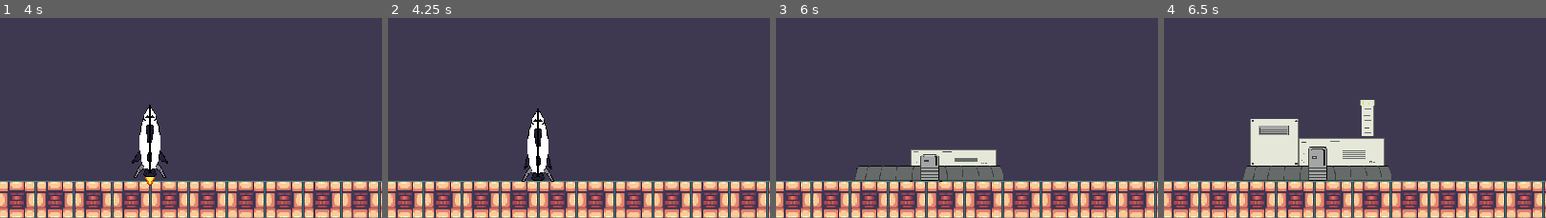
Above: before the commit, frames 1-4 (left to right).
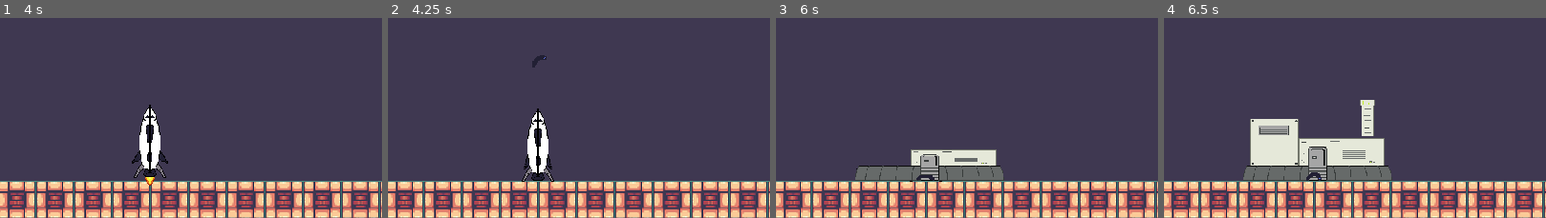
Above: after the commit, the same moments.

Repository: CaptainTiki/protoluna
Game: Godot game, scene res://Utilities/level_root.tscn
Same seed, same stepped clock (60 frames per second), same inputs: the game is played once before the commit and once after it.
Inputs (mouse positions are % of the whole screen's width and height, from its top left):
- Up to frame 1 (4 s): move the mouse to (72, 48) at 0.52 s; hold Right (right) 0.53-2.03 s; tap Space (interact) every 0.75 s from 0.6 to 3.6 s; move the mouse to (30, 59) at 1.27 s; move the mouse to (60, 30) at 2.02 s; hold Left (left) 2.03-2.78 s; move the mouse to (45, 75) at 2.77 s; hold Right (right) from 2.78 s (still down); move the mouse to (80, 69) at 3.52 s
- Up to frame 2 (4.25 s): keep holding Right (right); right-click (80, 69) at 4.15 s
- Up to frame 3 (6 s): move the mouse to (20, 37) at 4.27 s; release Right (right) at 4.28 s; hold Left (left) 4.28-5.03 s; tap Space (interact) at 4.35, 5.1, 5.85 s; move the mouse to (55, 53) at 5.02 s; hold Right (right) 5.03-5.78 s; move the mouse to (35, 27) at 5.77 s; hold Left (left) from 5.78 s (still down)
- Up to frame 4 (6.5 s): keep holding Left (left)
The pictures show only the part of the screen within x 30-80%, y 48-98%; the shares and areas given below are measured in that part.

Frame 1 is identical in both runs. In frame 2, 0.1% of the frame differs, in the area x 37-42%, y 18-25%; in frame 3, less than 0.1%; in frame 4, 0.1%.

Commit message:
Beginning work on AI target prioritization
Select friendly target state node
attack friendly target state node

Diff:
--- a/Buildings/Armory/armory_bldg_node.gd
+++ b/Buildings/Armory/armory_bldg_node.gd
@@ -14,7 +14,6 @@
 	bar_offset = Vector2(-50,-220)
 
 func _ready() -> void:
-	print(action_cost)
 	pass
 
 func on_resource_filled() -> void:
--- a/Buildings/Armory/armory_bldg_node.tscn
+++ b/Buildings/Armory/armory_bldg_node.tscn
@@ -383,5 +383,3 @@
 [node name="Skirt_Sprite" type="Sprite2D" parent="Sprites"]
 texture = ExtResource("7_ta2xo")
 offset = Vector2(0, -13)
-
-[connection signal="animation_finished" from="AnimationPlayer" to="." method="_on_animation_player_animation_finished"]
--- a/Buildings/building.gd
+++ b/Buildings/building.gd
@@ -12,10 +12,21 @@
 
 @export var action_cost : int = 5
 
+@export var health : float = 30
+
+@export var building_cost : float = 5.0 #how high of a priorty target are we for the AI
+
 var cost_increase: int = 2 #default - needs to be changed in init function
 var current_resources : int = 0
+
+func _init() -> void:
+	add_to_group("friendly")
+	add_to_group("building")
 
 func on_resource_filled() -> void:
 	action_cost += cost_increase
 	resource_fill_bar.update_max()
 	pass
+
+func get_target_cost() -> float:
+	return building_cost
--- a/Buildings/building.tscn
+++ b/Buildings/building.tscn
@@ -1,12 +1,12 @@
 [gd_scene load_steps=5 format=3 uid="uid://hwqcr8fo5qnv"]
 
-[ext_resource type="Script" path="res://Utilities/interaction_zone.gd" id="1_bdtsw"]
+[ext_resource type="Script" path="res://Buildings/building.gd" id="1_afbt2"]
 [ext_resource type="PackedScene" uid="uid://xm5cy8033513" path="res://Utilities/interaction_zone.tscn" id="2_cbhpt"]
 [ext_resource type="PackedScene" uid="uid://mlbcx8sgmkff" path="res://Utilities/resource_fill_bar.tscn" id="3_hamqw"]
 [ext_resource type="PackedScene" uid="uid://dxen70l0wh6ye" path="res://Utilities/text_label_popup.tscn" id="4_lpqd0"]
 
 [node name="Building" type="Node2D"]
-script = ExtResource("1_bdtsw")
+script = ExtResource("1_afbt2")
 
 [node name="Interaction Zone" parent="." instance=ExtResource("2_cbhpt")]
 
--- a/Buildings/building_slot_node.tscn
+++ b/Buildings/building_slot_node.tscn
@@ -1,6 +1,6 @@
 [gd_scene load_steps=6 format=3 uid="uid://dx20wblcp6rix"]
 
-[ext_resource type="Script" path="res://building_slot_node.gd" id="1_0dine"]
+[ext_resource type="Script" path="res://Buildings/building_slot_node.gd" id="1_0dine"]
 [ext_resource type="PackedScene" uid="uid://xm5cy8033513" path="res://Utilities/interaction_zone.tscn" id="2_2b6wr"]
 [ext_resource type="PackedScene" uid="uid://mlbcx8sgmkff" path="res://Utilities/resource_fill_bar.tscn" id="4_xa0hm"]
 [ext_resource type="Texture2D" uid="uid://cgrr3rt2wci20" path="res://Assets/Sprites/Utilities/BuildSlot.png" id="5_mxd2v"]
--- /dev/null
+++ b/Units/Enemies/Crawler/crawler_enemy.gd
@@ -0,0 +1,34 @@
+class_name CrawlerDrone extends Actor
+
+func _init() -> void:
+	add_to_group("enemy")
+
+func _ready() -> void:
+	GameManager.add_debug_info(self.name, str(velocity))
+	pass
+
+func _process(_delta):
+
+	if velocity.x > 0 and move_direction > 0:
+		_flip_all_sprites(false)  # Ensure facing right.
+	elif velocity.x < 0 and move_direction < 0:
+		_flip_all_sprites(true) # Ensure facing left.
+		pass
+
+func _physics_process(delta):
+	if is_moving:
+		var accel : float = move_toward(velocity.length(), max_speed, acceleration * delta)
+		velocity = Vector2.RIGHT * accel * move_direction
+	else: #decelerate to 0
+		#var accel : float = move_toward(velocity.length(), 0, acceleration * delta)
+		velocity = Vector2.RIGHT  * move_direction
+
+	#in case we're so low we can't see movemtn - just make it static
+	if velocity.length() < 0.1:
+		velocity = Vector2.ZERO
+
+	# Add the gravity.
+	if not is_on_floor():
+		velocity += get_gravity()
+
+	move_and_slide()
--- /dev/null
+++ b/Units/Enemies/Crawler/crawler_enemy.tscn
@@ -0,0 +1,149 @@
+[gd_scene load_steps=14 format=3 uid="uid://2ymrdtlwsqdl"]
+
+[ext_resource type="Script" path="res://Units/Enemies/Crawler/crawler_enemy.gd" id="1_x7hsm"]
+[ext_resource type="Texture2D" uid="uid://bfhc87w87jrbt" path="res://Assets/Sprites/Enemies/Crawler/Crawler-Sheet.png" id="2_8mk7h"]
+[ext_resource type="Script" path="res://Units/StateMachine/state_machine.gd" id="4_1wf0o"]
+[ext_resource type="PackedScene" uid="uid://cg0fg20ga0hi1" path="res://Units/StateMachine/select_friendly_state_node.tscn" id="4_fhyvd"]
+[ext_resource type="PackedScene" uid="uid://dlyy7al7sq6wn" path="res://Units/StateMachine/attack_friendly_state_node.tscn" id="5_i4ayu"]
+[ext_resource type="PackedScene" uid="uid://dpg00t6bm23ut" path="res://Units/StateMachine/idle_state_node.tscn" id="6_y10q2"]
+
+[sub_resource type="Animation" id="Animation_wcfop"]
+length = 0.001
+tracks/0/type = "value"
+tracks/0/imported = false
+tracks/0/enabled = true
+tracks/0/path = NodePath("Sprite/BodySprite:frame")
+tracks/0/interp = 1
+tracks/0/loop_wrap = true
+tracks/0/keys = {
+"times": PackedFloat32Array(0),
+"transitions": PackedFloat32Array(1),
+"update": 1,
+"values": [0]
+}
+
+[sub_resource type="Animation" id="Animation_m18ga"]
+resource_name = "attack"
+step = 0.1
+tracks/0/type = "value"
+tracks/0/imported = false
+tracks/0/enabled = true
+tracks/0/path = NodePath("Sprite/BodySprite:frame")
+tracks/0/interp = 1
+tracks/0/loop_wrap = true
+tracks/0/keys = {
+"times": PackedFloat32Array(0, 0.1, 0.2, 0.3, 0.4, 0.5, 0.6, 0.7),
+"transitions": PackedFloat32Array(1, 1, 1, 1, 1, 1, 1, 1),
+"update": 1,
+"values": [0, 1, 11, 12, 13, 14, 1, 0]
+}
+
+[sub_resource type="Animation" id="Animation_wog31"]
+resource_name = "idle"
+length = 0.8
+loop_mode = 1
+step = 0.2
+tracks/0/type = "value"
+tracks/0/imported = false
+tracks/0/enabled = true
+tracks/0/path = NodePath("Sprite/BodySprite:frame")
+tracks/0/interp = 1
+tracks/0/loop_wrap = true
+tracks/0/keys = {
+"times": PackedFloat32Array(0, 0.4),
+"transitions": PackedFloat32Array(1, 1),
+"update": 1,
+"values": [0, 1]
+}
+
+[sub_resource type="Animation" id="Animation_4lqpk"]
+resource_name = "search"
+length = 0.5
+loop_mode = 2
+step = 0.1
+tracks/0/type = "value"
+tracks/0/imported = false
+tracks/0/enabled = true
+tracks/0/path = NodePath("Sprite/BodySprite:frame")
+tracks/0/interp = 1
+tracks/0/loop_wrap = true
+tracks/0/keys = {
+"times": PackedFloat32Array(0, 0.2, 0.4),
+"transitions": PackedFloat32Array(1, 1, 1),
+"update": 1,
+"values": [8, 9, 10]
+}
+
+[sub_resource type="Animation" id="Animation_nkxb2"]
+resource_name = "wander"
+length = 0.6
+loop_mode = 1
+step = 0.1
+tracks/0/type = "value"
+tracks/0/imported = false
+tracks/0/enabled = true
+tracks/0/path = NodePath("Sprite/BodySprite:frame")
+tracks/0/interp = 1
+tracks/0/loop_wrap = true
+tracks/0/keys = {
+"times": PackedFloat32Array(0, 0.1, 0.2, 0.3, 0.4, 0.5),
+"transitions": PackedFloat32Array(1, 1, 1, 1, 1, 1),
+"update": 1,
+"values": [2, 3, 4, 5, 6, 7]
+}
+
+[sub_resource type="AnimationLibrary" id="AnimationLibrary_f8e0g"]
+_data = {
+"RESET": SubResource("Animation_wcfop"),
+"attack": SubResource("Animation_m18ga"),
+"idle": SubResource("Animation_wog31"),
+"search": SubResource("Animation_4lqpk"),
+"wander": SubResource("Animation_nkxb2")
+}
+
+[sub_resource type="CapsuleShape2D" id="CapsuleShape2D_v4jw1"]
+radius = 8.0
+height = 32.0
+
+[node name="Crawler" type="CharacterBody2D"]
+collision_layer = 0
+collision_mask = 2
+script = ExtResource("1_x7hsm")
+
+[node name="Sprite" type="Sprite2D" parent="."]
+
+[node name="BodySprite" type="Sprite2D" parent="Sprite"]
+position = Vector2(0, -16)
+texture = ExtResource("2_8mk7h")
+hframes = 8
+vframes = 2
+
+[node name="AnimationPlayer" type="AnimationPlayer" parent="."]
+libraries = {
+"": SubResource("AnimationLibrary_f8e0g")
+}
+
+[node name="CollisionShape2D" type="CollisionShape2D" parent="."]
+position = Vector2(0, -8)
+rotation = 1.5708
+shape = SubResource("CapsuleShape2D_v4jw1")
+
+[node name="StateMachine" type="Node" parent="." node_paths=PackedStringArray("current_state")]
+script = ExtResource("4_1wf0o")
+current_state = NodePath("SelectFriendlyStateNode")
+
+[node name="SelectFriendlyStateNode" parent="StateMachine" node_paths=PackedStringArray("actor", "animator", "success_exit_state", "fail_exit_state") instance=ExtResource("4_fhyvd")]
+actor = NodePath("../..")
+animator = NodePath("../../AnimationPlayer")
+success_exit_state = NodePath("../AttackFriendlyStateNode")
+fail_exit_state = NodePath("../IdleStateNode")
+
+[node name="AttackFriendlyStateNode" parent="StateMachine" node_paths=PackedStringArray("actor", "animator", "success_exit_state") instance=ExtResource("5_i4ayu")]
+actor = NodePath("../..")
+animator = NodePath("../../AnimationPlayer")
+success_exit_state = NodePath("../IdleStateNode")
+
+[node name="IdleStateNode" parent="StateMachine" node_paths=PackedStringArray("actor", "animator", "exit_state") instance=ExtResource("6_y10q2")]
+actor = NodePath("../..")
+animator = NodePath("../../AnimationPlayer")
+exit_state = NodePath("../SelectFriendlyStateNode")
--- a/Units/GunDrone/gun_drone.gd
+++ b/Units/GunDrone/gun_drone.gd
@@ -10,8 +10,6 @@
 		_flip_all_sprites(false)  # Ensure facing right.
 	elif velocity.x < 0 and move_direction < 0:
 		_flip_all_sprites(true) # Ensure facing left.
-	else:
-
 		pass
 
 func _physics_process(delta):
--- a/Units/GunDrone/gun_drone.tscn
+++ b/Units/GunDrone/gun_drone.tscn
@@ -4,7 +4,7 @@
 [ext_resource type="Texture2D" uid="uid://b6frgrrqek6cr" path="res://Assets/Sprites/Vehicles/GunDrone/GunDrone.png" id="2_8b5mv"]
 [ext_resource type="Script" path="res://Units/StateMachine/state_machine.gd" id="3_72xbv"]
 [ext_resource type="Texture2D" uid="uid://brjwyxi1ime1n" path="res://Assets/Sprites/Vehicles/GunDrone/Gun.png" id="3_jdt2i"]
-[ext_resource type="Script" path="res://Units/WorkerDrone/idle_state_node.gd" id="4_uk8cs"]
+[ext_resource type="Script" path="res://Units/StateMachine/idle_state_node.gd" id="4_uk8cs"]
 [ext_resource type="PackedScene" uid="uid://bubu0n0kp0fk8" path="res://Units/StateMachine/wander_state_node.tscn" id="5_2nqk5"]
 [ext_resource type="PackedScene" uid="uid://cx7hoin0moo2f" path="res://Units/unit_light.tscn" id="7_5d3uw"]
 
--- a/Units/PlayerDrone/player_drone.gd
+++ b/Units/PlayerDrone/player_drone.gd
@@ -10,6 +10,10 @@
 
 var hover_timer: float = 0.0
 var facingright : bool= true
+
+func _init() -> void:
+	add_to_group("mobile")
+	add_to_group("friendly")
 
 func _ready()-> void:
 	animation_player.play("Flame_On")
--- a/Units/PlayerDrone/unit_light.gd
+++ b/Units/PlayerDrone/unit_light.gd
@@ -4,7 +4,7 @@
 
 func _ready() -> void:
 	color = Color(0.8,0.8,1,1)
-	if time_manager.is_daytime:
+	if time_manager && time_manager.is_daytime:
 		energy = 0
 	else:
 		energy = 1
@@ -22,7 +22,6 @@
 	pass
 
 func tween_light(target_energy: float):
-	print("Changing to energy: ", target_energy)
 	var tween = create_tween()
 	tween.tween_property(self, "energy", target_energy, 2.0)  # Smoothly transition energy over 2 seconds
 	tween.set_trans(Tween.TRANS_LINEAR).set_ease(Tween.EASE_IN_OUT)
--- /dev/null
+++ b/Units/StateMachine/attack_friendly_state_node.gd
@@ -0,0 +1,111 @@
+class_name AttackFriendlyState extends StateNode
+
+@export var actor : Actor
+@export var animator : AnimationPlayer
+@export var move_animation_name : String = "walk"
+@export var attack_animation_name : String = "attack"
+
+@export var search_time_min : float = 0.5
+@export var search_time_max : float = 2.0
+
+@export var success_exit_state : StateNode
+
+var exit_state : StateNode
+
+var destination_x: float = 0.0
+var is_attacking: bool = false
+
+func _ready() -> void:
+	set_process(false)
+	set_physics_process(false)
+
+func _enter_state() -> void:
+	set_process(true)
+	set_physics_process(true)
+	animator.play(move_animation_name)
+	actor.is_moving = false
+	is_attacking = false
+
+func _exit_state() -> void:
+	set_process(false)
+	set_physics_process(false)
+	state_exit.emit()
+	pass
+
+func _process(delta) -> void:
+	if actor.attackTarget && actor.attackTarget is Node2D:
+		var distance = actor.attackTarget.global_position.distance_to(actor.attackTarget.global_position)
+		if distance > actor.attack_range:
+			move_to_target(delta)
+			if not animator.playing(move_animation_name):
+				animator.play(move_animation_name)
+		else:
+			if not is_attacking:
+				perform_attack()
+			if not animator.playing(attack_animation_name):
+				animator.play(move_animation_name)
+	else:
+		print("no target found")
+		pass
+	pass
+
+func perform_attack():
+	is_attacking = true
+
+	# Play attack animation
+	animator.play(attack_animation_name)
+
+	if actor.attackTarget.has_method("take_damage"):
+		actor.attackTarget.take_damage(actor.attack_damage)
+
+	await animator.animation_finished
+	is_attacking = false
+	exit_state.emit()
+
+func _physics_process(delta: float) -> void:
+	if actor.is_moving:
+		var accel : float = move_toward(actor.velocity.length(), actor.max_speed, actor.acceleration * delta)
+		actor.velocity = Vector2.RIGHT * accel * actor.move_direction
+	else: #decelerate to 0
+		#var accel : float = move_toward(velocity.length(), 0, acceleration * delta)
+		actor.velocity = Vector2.RIGHT  * actor.move_direction
+
+	#in case we're so low we can't see movemtn - just make it static
+	if actor.velocity.length() < 0.1:
+		actor.velocity = Vector2.ZERO
+
+	# Add the gravity.
+	if not actor.is_on_floor():
+		actor.velocity += actor.get_gravity()
+
+	actor.move_and_slide()
+	pass
+
+func move_to_target(_delta: float) -> void:
+	#set move direction here
+	if destination_x == 0.0:
+		destination_x = pick_random_x_in_collider()
+
+	actor.move_direction = Vector2(destination_x - actor.global_position.x, 0).normalized().x
+
+	if abs(actor.global_position.x - destination_x) < 1.0:
+		destination_x = 0.0
+	pass
+
+func pick_random_x_in_collider() -> float:
+	var target = actor.attacktarget.getchild("CollisionShape2D")
+	if target is CollisionShape2D:
+		var shape = target.shape
+		if shape is RectangleShape2D:
+			var rect = shape.extents
+			return target.global_position.x + randf() * rect.x * 2 - rect.x
+		elif shape is CapsuleShape2D:
+			var radius = shape.radius
+			#check to see if its rotated (for mobile units that are wider than tall)
+			var is_rotated: bool = target.global_rotation_degrees != 0
+			if is_rotated:
+				#capsule rotated - use the height instead of radius
+				return target.global_position.x + randf() * shape.height - shape.height / 2
+			else: #not rotated - use radius as x coord
+				return target.global_position.x + randf() * radius * 2 - radius
+	return target.global_position.x #default to center - if we missed something
--- /dev/null
+++ b/Units/StateMachine/attack_friendly_state_node.tscn
@@ -0,0 +1,6 @@
+[gd_scene load_steps=2 format=3 uid="uid://dlyy7al7sq6wn"]
+
+[ext_resource type="Script" path="res://Units/StateMachine/attack_friendly_state_node.gd" id="1_80v0u"]
+
+[node name="AttackFriendlyStateNode" type="Node"]
+script = ExtResource("1_80v0u")
--- a/Units/WorkerDrone/idle_state_node.gd
+++ b/Units/StateMachine/idle_state_node.gd
@@ -28,7 +28,7 @@
 	timer.start()
 
 func _exit_state() -> void:
-	state_exited.emit()
+	state_exit.emit()
 	set_process(false)
 	set_physics_process(false)
 	#if exit_state:
--- /dev/null
+++ b/Units/StateMachine/idle_state_node.tscn
@@ -0,0 +1,9 @@
+[gd_scene load_steps=2 format=3 uid="uid://dpg00t6bm23ut"]
+
+[ext_resource type="Script" path="res://Units/StateMachine/idle_state_node.gd" id="1_rxwe5"]
+
+[node name="IdleStateNode" type="Node" node_paths=PackedStringArray("actor", "animator", "exit_state")]
+script = ExtResource("1_rxwe5")
+actor = NodePath("")
+animator = NodePath("")
+exit_state = NodePath("")
--- /dev/null
+++ b/Units/StateMachine/select_friendly_state_node.gd
@@ -0,0 +1,85 @@
+class_name SelectTargetState extends StateNode
+
+@export var actor : Actor
+@export var animator : AnimationPlayer
+@export var animation_name : String = "search"
+
+@export var search_time_min : float = 0.5
+@export var search_time_max : float = 2.0
+
+@export var success_exit_state : StateNode
+@export var fail_exit_state : StateNode
+
+var exit_state : StateNode
+var timer: float = 0.5
+
+var scored_targets = {}
+
+func _ready() -> void:
+	set_process(false)
+	set_physics_process(false)
+	timer = randf_range(search_time_min,search_time_max)
+
+func _enter_state() -> void:
+	timer = 0.5
+	set_process(true)
+	set_physics_process(true)
+	animator.play(animation_name)
+	actor.is_moving = false
+	find_target()
+
+func _exit_state() -> void:
+	set_process(false)
+	set_physics_process(false)
+	state_exit.emit()
+	pass
+
+func _process(delta) -> void:
+	timer -= delta
+	if timer <= 0:
+		if actor.attackTarget:
+			exit_state = success_exit_state
+			_exit_state()
+		else:
+			exit_state = fail_exit_state
+			_exit_state()
+
+	pass
+
+func _physics_process(_delta: float) -> void:
+	pass
+
+func find_target() -> void:
+	var potential_targets : Array[Node] = get_tree().get_nodes_in_group("friendly")
+	var scored_targets = {}
+
+	print("friendlies: " + str(potential_targets.size()))
+
+	for target in potential_targets:
+		if not is_instance_valid(target):
+			continue #if this is an invalid instance, skip it
+
+		if target is BuildingSlotNode:
+			continue #also dont select if its a building slot that hasn't been built yet
+
+		var distance = actor.global_position.distance_to(target.global_position)
+		var cost = target.target_cost if target.has_method("target_cost") else 1 # defaults to 1 if not defined
+
+		#scoring formula
+		var score = (1.0 / (distance + 1)) + cost  # Closer targets and higher-cost targets score higher
+		if target.is_in_group("mobile"):
+			score *= 2
+
+		scored_targets[target] = score
+
+	#sort by score
+	scored_targets.keys().sort_custom(compare_scores)
+
+	if scored_targets.size() > 0:
+		var best_target = scored_targets[0]
+		actor.attackTarget = best_target
+	pass
+
+func compare_scores(a, b) -> int:
+	# Compare scores in descending order
+	return scored_targets[b] - scored_targets[a]
--- /dev/null
+++ b/Units/StateMachine/select_friendly_state_node.tscn
@@ -0,0 +1,6 @@
+[gd_scene load_steps=2 format=3 uid="uid://cg0fg20ga0hi1"]
+
+[ext_resource type="Script" path="res://Units/StateMachine/select_friendly_state_node.gd" id="1_372u3"]
+
+[node name="SelectTargetStateNode" type="Node"]
+script = ExtResource("1_372u3")
--- a/Units/StateMachine/state_machine.gd
+++ b/Units/StateMachine/state_machine.gd
@@ -8,11 +8,11 @@
 	pass # Replace with function body.
 
 func change_state(new_state: StateNode):
-	if current_state.state_exited.is_connected(_on_state_exited):
-		current_state.state_exited.disconnect(_on_state_exited)
+	if current_state.state_exit.is_connected(_on_state_exited):
+		current_state.state_exit.disconnect(_on_state_exited)
 	new_state._enter_state()
 	current_state = new_state
-	current_state.state_exited.connect(_on_state_exited)
+	current_state.state_exit.connect(_on_state_exited)
 	pass
 
 func _on_state_exited() -> void:
--- a/Units/StateMachine/state_node.gd
+++ b/Units/StateMachine/state_node.gd
@@ -1,7 +1,8 @@
 class_name StateNode extends Node
 
 @warning_ignore("unused_signal")
-signal state_exited
+
+signal state_exit
 
 func _enter_state() -> void:
 	pass
--- a/Units/WorkerDrone/wander_state_node.gd
+++ b/Units/StateMachine/wander_state_node.gd
@@ -28,7 +28,7 @@
 func _exit_state() -> void:
 	set_process(false)
 	set_physics_process(false)
-	state_exited.emit()
+	state_exit.emit()
 	#if exit_state:
 		#state_machine.change_state(exit_state)
 	pass
--- a/Units/StateMachine/wander_state_node.tscn
+++ b/Units/StateMachine/wander_state_node.tscn
@@ -1,6 +1,6 @@
 [gd_scene load_steps=2 format=3 uid="uid://bubu0n0kp0fk8"]
 
-[ext_resource type="Script" path="res://Units/WorkerDrone/wander_state_node.gd" id="1_rxfrv"]
+[ext_resource type="Script" path="res://Units/StateMachine/wander_state_node.gd" id="1_rxfrv"]
 
 [node name="WanderStateNode" type="Node"]
 script = ExtResource("1_rxfrv")
--- a/Units/WorkerDrone/worker_drone.tscn
+++ b/Units/WorkerDrone/worker_drone.tscn
@@ -3,8 +3,8 @@
 [ext_resource type="Script" path="res://Units/WorkerDrone/worker_drone.gd" id="1_jgtm0"]
 [ext_resource type="Texture2D" uid="uid://bognrv2poasve" path="res://Assets/Sprites/Vehicles/WorkerDrone/WorkerDrone.png" id="2_bxlbm"]
 [ext_resource type="Script" path="res://Units/StateMachine/state_machine.gd" id="3_wkit2"]
+[ext_resource type="PackedScene" uid="uid://dpg00t6bm23ut" path="res://Units/StateMachine/idle_state_node.tscn" id="4_giibt"]
 [ext_resource type="PackedScene" uid="uid://bubu0n0kp0fk8" path="res://Units/StateMachine/wander_state_node.tscn" id="4_nhe2b"]
-[ext_resource type="Script" path="res://Units/WorkerDrone/idle_state_node.gd" id="4_yumhs"]
 [ext_resource type="PackedScene" uid="uid://cx7hoin0moo2f" path="res://Units/unit_light.tscn" id="6_bswpp"]
 
 [sub_resource type="Animation" id="Animation_wcfop"]
@@ -86,18 +86,14 @@
 
 [node name="StateMachine" type="Node" parent="." node_paths=PackedStringArray("current_state")]
 script = ExtResource("3_wkit2")
-current_state = NodePath("IdleStateNode")
+current_state = NodePath("")
 
-[node name="IdleStateNode" type="Node" parent="StateMachine" node_paths=PackedStringArray("actor", "animator", "exit_state")]
-script = ExtResource("4_yumhs")
-actor = NodePath("../..")
-animator = NodePath("../../AnimationPlayer")
-exit_state = NodePath("../WanderStateNode")
+[node name="IdleStateNode" parent="StateMachine" instance=ExtResource("4_giibt")]
 
 [node name="WanderStateNode" parent="StateMachine" node_paths=PackedStringArray("actor", "animator", "exit_state") instance=ExtResource("4_nhe2b")]
 actor = NodePath("../..")
 animator = NodePath("../../AnimationPlayer")
-exit_state = NodePath("../IdleStateNode")
+exit_state = NodePath("")
 
 [node name="UnitLight" parent="." instance=ExtResource("6_bswpp")]
 texture_scale = 2.0
--- a/Units/actor.gd
+++ b/Units/actor.gd
@@ -5,11 +5,25 @@
 @export var max_speed : float = 200.0
 @export var acceleration : float = 75
 
+@export var health : float = 10
+
+@export var attack_range: float = 10.0
+@export var attack_damage: int = 10
+
+@export var actor_cost : float = 5.0 #how high of a priorty target are we for the AI
+
 var move_direction : float = 0
 var is_moving = false
 
+var attackTarget
+
+func _init() -> void:
+	add_to_group("mobile")
 
 func _flip_all_sprites(flipped : bool) -> void:
 	for child in sprite_2d.get_children():
 		if child is Sprite2D:
 			child.flip_h = flipped
+
+func get_target_cost() -> float:
+	return actor_cost
--- /dev/null
+++ b/Utilities/level_root.gd
@@ -0,0 +1,9 @@
+extends Node2D
+
+var test = preload("res://Units/Enemies/Crawler/crawler_enemy.tscn")
+
+func _process(_delta: float) -> void:
+	if Input.is_action_just_pressed("debug_click"):
+		var newtest : Node2D = test.instantiate()
+		newtest.global_position = Vector2(0,400)
+		add_child(newtest)
--- a/Utilities/level_root.tscn
+++ b/Utilities/level_root.tscn
@@ -1,6 +1,7 @@
-[gd_scene load_steps=9 format=4 uid="uid://cr2hxiqd6ahp2"]
+[gd_scene load_steps=10 format=4 uid="uid://cr2hxiqd6ahp2"]
 
 [ext_resource type="Script" path="res://Managers/Scripts/game_manager.gd" id="1_fte74"]
+[ext_resource type="Script" path="res://Utilities/level_root.gd" id="1_j256c"]
 [ext_resource type="PackedScene" uid="uid://dkvhrc0k7ps7n" path="res://Units/Rocket/lander_rocket.tscn" id="2_6omfv"]
 [ext_resource type="TileSet" uid="uid://c6smkw4xpyhgb" path="res://Assets/default_tileset.tres" id="2_d7dq7"]
 [ext_resource type="PackedScene" uid="uid://egw4sysil36v" path="res://Utilities/camera_2d.tscn" id="2_vy1du"]
@@ -10,6 +11,7 @@
 [ext_resource type="PackedScene" uid="uid://dqyfuhyxwhm81" path="res://Buildings/Armory/deploy_armory_node.tscn" id="7_dgaf4"]
 
 [node name="LevelRoot" type="Node2D"]
+script = ExtResource("1_j256c")
 
 [node name="Managers" type="Node" parent="."]
 
--- a/project.godot
+++ b/project.godot
@@ -67,6 +67,11 @@
 "events": [Object(InputEventKey,"resource_local_to_scene":false,"resource_name":"","device":-1,"window_id":0,"alt_press …(191 unchanged characters)…
 ]
 }
+debug_click={
+"deadzone": 0.5,
+"events": [Object(InputEventMouseButton,"resource_local_to_scene":false,"resource_name":"","device":-1,"window_id":0,"alt_pressed":false,"shift_pressed":false,"ctrl_pressed":false,"meta_pressed":false,"button_mask":0,"position":Vector2(0, 0),"global_position":Vector2(0, 0),"factor":1.0,"button_index":2,"canceled":false,"pressed":false,"double_click":false,"script":null)
+]
+}
 
 [layer_names]
 
Binary file added: Assets/Sprites/Enemies/Crawler/Crawler-Sheet.png
Not shown, added: Assets/Sprites/Enemies/Crawler/Crawler-Sheet.png.import
Binary file added: Assets/Sprites/Enemies/Crawler/Crawler.aseprite
Renamed: building_slot_node.gd -> Buildings/building_slot_node.gd
